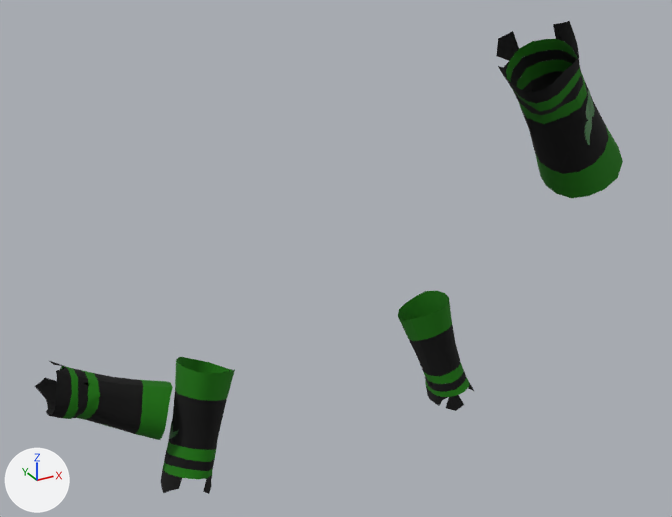
A saved change to the glTF model blockfrogs-preview-effc8cd7/glb/flyesocks_V3.glb.
Camera for both pictures: a 50 mm camera at (-0.189, -0.306, 0.254) aimed at (-0.033, -0.022, 0.112). Lighting does not change. The marker at lower left points along +X, +Y and +Z. The first picture is the older version. Where no turn or scale is listed for an object, it has been applied to the vertices. Vertices at exactly the same position are counted once.

Objects in the first picture: 'socks_1', 'socks_2', 'socks_3'.
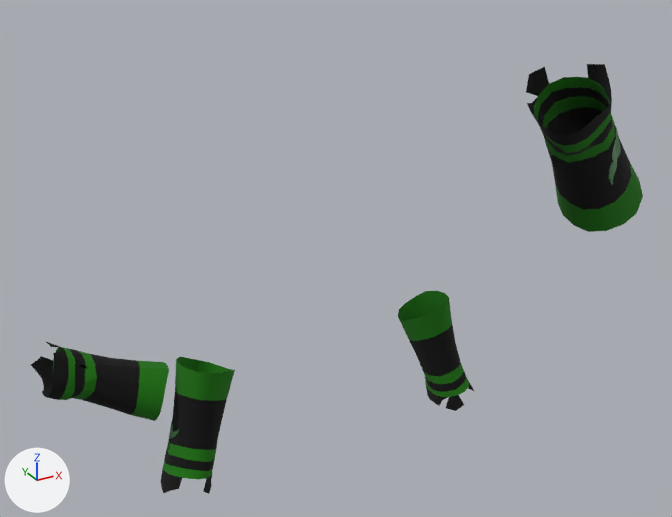
Pixel boxes [x1, y1, x2, y2] of what changed, in the pictures (672 x 517 px; the box of a moved part takes in the faces that stretch with it):
'socks_2', reshaped (9% shorter): before [35, 21, 609, 494]; after [31, 64, 632, 493]
'socks_3', reshaped (9% shorter): before [60, 39, 623, 479]; after [53, 77, 643, 479]
'socks_1', reshaped (7% wider, 11% shorter): before [98, 89, 595, 439]; after [90, 128, 621, 439]
part 1 of me_mesh_0, moved or reshaped: before [584, 89, 595, 146]; after [608, 128, 621, 185]
part 2 of me_mesh_1, moved or reshaped: before [522, 71, 609, 174]; after [546, 107, 632, 210]
part 3 of me_mesh_1, moved or reshaped: before [511, 50, 583, 115]; after [538, 87, 613, 155]
part 4 of me_mesh_1, moved or reshaped: before [496, 21, 580, 103]; after [526, 64, 612, 146]
part 5 of me_mesh_1, moved or reshaped: before [86, 373, 143, 434]; after [82, 354, 140, 415]
part 6 of me_mesh_1, moved or reshaped: before [71, 368, 89, 418]; after [67, 348, 86, 399]
part 7 of me_mesh_1, moved or reshaped: before [35, 360, 72, 418]; after [31, 342, 69, 400]
part 8 of me_mesh_2, moved or reshaped: before [517, 60, 587, 124]; after [542, 96, 615, 163]
part 9 of me_mesh_2, moved or reshaped: before [506, 39, 581, 111]; after [534, 77, 611, 153]
part 10 of me_mesh_2, moved or reshaped: before [535, 126, 623, 198]; after [555, 154, 643, 232]
part 11 of me_mesh_2, moved or reshaped: before [76, 370, 100, 420]; after [73, 351, 97, 400]
part 12 of me_mesh_2, moved or reshaped: before [60, 366, 78, 419]; after [53, 347, 76, 400]
part 13 of me_mesh_2, moved or reshaped: before [135, 380, 173, 440]; after [131, 361, 169, 421]

The change in detail:
me_mesh_0 is used by ob_socks_1; location (0.0, -0.0003, 0.0569).
me_mesh_0 had 84 vertices, 108 faces and spanned x -0.123..0.072, y -0.104..0.056, z -0.052..0.137.
me_mesh_0 now has 84 vertices, 108 faces and spans x -0.123..0.072, y -0.117..0.059, z -0.052..0.127.
me_mesh_0 part 1: the loose piece of 21 vertices spanning x 0.001..0.018, y -0.104..-0.094, z 0.108..0.137 is turned 6.4 degrees about the x axis through its middle, then moved by (0.0, -0.012, -0.009).
Other edits to the shape of me_mesh_0 do not show in these pictures.
me_mesh_1 is used by ob_socks_2; location (0.0, -0.0003, 0.0569).
me_mesh_1 had 760 vertices, 828 faces and spanned x -0.136..0.077, y -0.107..0.06, z -0.069..0.152.
me_mesh_1 now has 760 vertices, 828 faces and spans x -0.136..0.077, y -0.121..0.062, z -0.069..0.143.
me_mesh_1 part 2: the loose piece of 62 vertices spanning x -0.006..0.024, y -0.103..-0.079, z 0.104..0.135 is turned 6.4 degrees about the x axis through its middle, then moved by (0.0, -0.012, -0.008).
me_mesh_1 part 3: the loose piece of 70 vertices spanning x -0.011..0.006, y -0.105..-0.085, z 0.125..0.143 is turned 6.4 degrees about the x axis through its middle, then moved by (0.0, -0.013, -0.009).
me_mesh_1 part 4: the loose piece of 58 vertices spanning x -0.016..0.002, y -0.107..-0.086, z 0.13..0.152 is turned 6.4 degrees about the x axis through its middle, then moved by (0.0, -0.014, -0.009).
me_mesh_1 part 5: the loose piece of 62 vertices spanning x -0.12..-0.093, y 0.031..0.056, z -0.038..-0.008 is turned 6.4 degrees about the x axis through its middle, then moved by (0.0, 0.003, 0.008).
me_mesh_1 part 6: the loose piece of 70 vertices spanning x -0.128..-0.117, y 0.037..0.057, z -0.026..-0.005 is turned 6.4 degrees about the x axis through its middle, then moved by (0.0, 0.002, 0.008).
me_mesh_1 part 7: the loose piece of 58 vertices spanning x -0.136..-0.124, y 0.037..0.06, z -0.023..0.001 is turned 6.4 degrees about the x axis through its middle, then moved by (0.0, 0.002, 0.008).
me_mesh_2 is used by ob_socks_3; location (0.0, -0.0003, 0.0569).
me_mesh_2 had 820 vertices, 960 faces and spanned x -0.131..0.074, y -0.105..0.057, z -0.063..0.146.
me_mesh_2 now has 820 vertices, 960 faces and spans x -0.131..0.074, y -0.119..0.06, z -0.063..0.137.
me_mesh_2 part 8: the loose piece of 84 vertices spanning x -0.008..0.009, y -0.104..-0.085, z 0.122..0.139 is turned 6.4 degrees about the x axis through its middle, then moved by (0.0, -0.013, -0.009).
me_mesh_2 part 9: the loose piece of 89 vertices spanning x -0.012..0.004, y -0.105..-0.086, z 0.127..0.146 is turned 6.4 degrees about the x axis through its middle, then moved by (0.0, -0.014, -0.009).
me_mesh_2 part 10: the loose piece of 32 vertices spanning x 0.005..0.033, y -0.101..-0.075, z 0.094..0.12 is turned 6.4 degrees about the x axis through its middle, then moved by (0.0, -0.011, -0.008).
me_mesh_2 part 11: the loose piece of 84 vertices spanning x -0.124..-0.113, y 0.037..0.057, z -0.028..-0.007 is turned 6.4 degrees about the x axis through its middle, then moved by (0.0, 0.003, 0.008).
me_mesh_2 part 12: the loose piece of 89 vertices spanning x -0.131..-0.121, y 0.037..0.057, z -0.024..-0.004 is turned 6.4 degrees about the x axis through its middle, then moved by (0.0, 0.002, 0.008).
me_mesh_2 part 13: the loose piece of 32 vertices spanning x -0.101..-0.081, y 0.029..0.056, z -0.045..-0.017 is turned 6.4 degrees about the x axis through its middle, then moved by (0.0, 0.004, 0.008).
